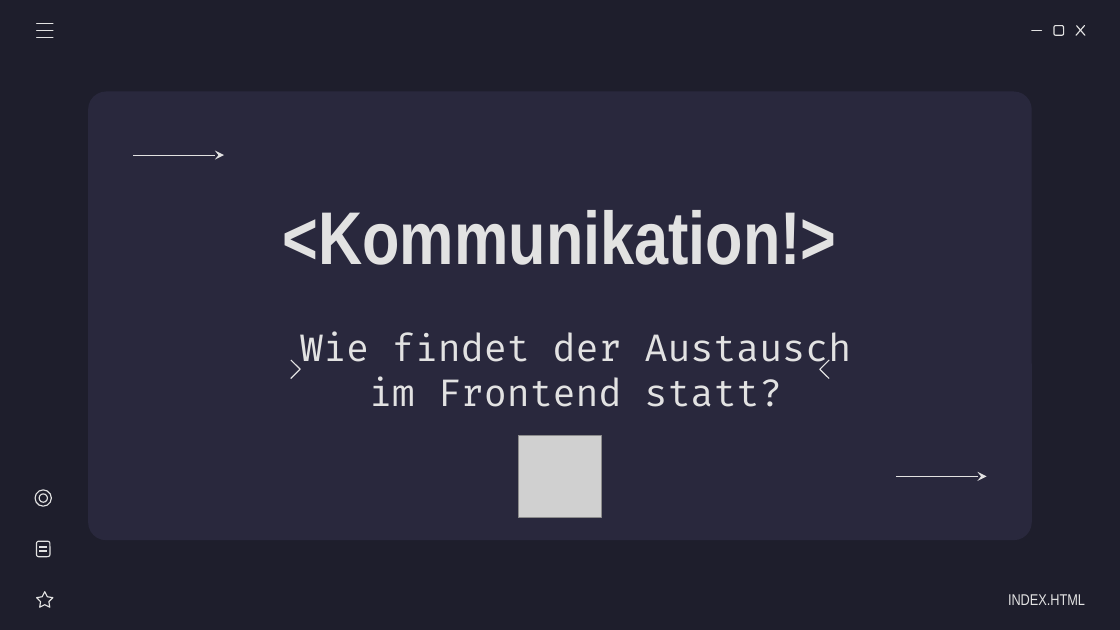
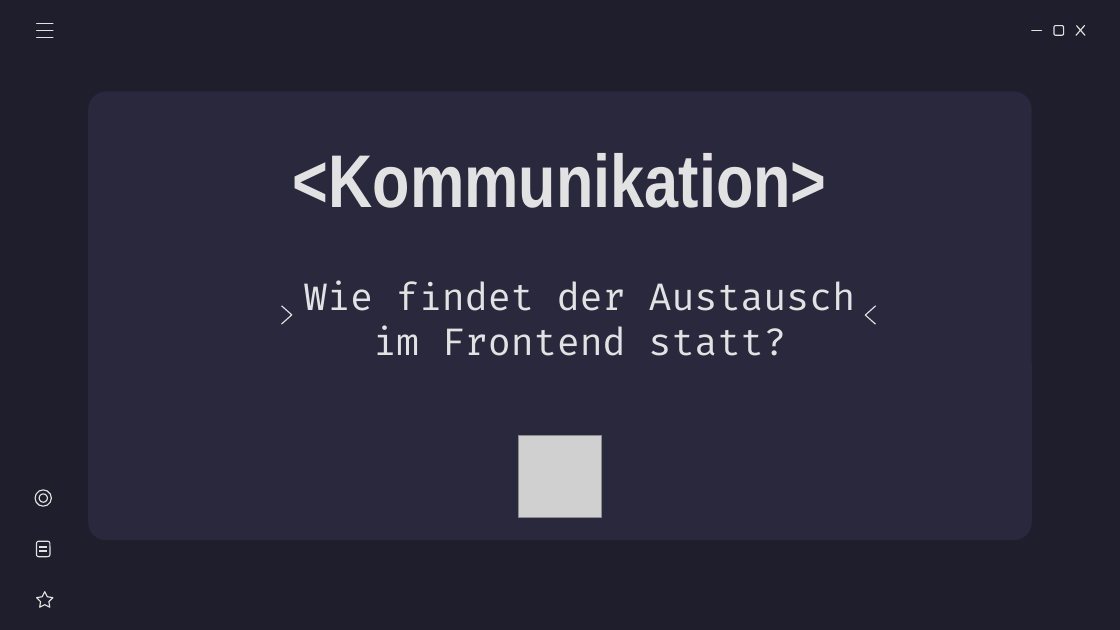
Before and after one commit to miwied/web-based-database-manager, a slide deck: slide 15 of documentation/required documents/Presentation/Webasierter Datenkbankmanager - Präsentation.pptx. Drawn at 1120x630 pixels with LibreOffice and Linux fonts; fonts in the diff are those of the drawing; grey boxes stand for pictures. Boxes give left, top, right and bottom in pixels: in the first picture for what was removed or moved away, otherwise in the second. Text is boxed around its words. In the diff, an @@ line names an element or a change of style, - is before the commit and + after.

```diff
--- a/documentation/required documents/Presentation/Webasierter Datenkbankmanager - Präsentation.pptx
+++ b/documentation/required documents/Presentation/Webasierter Datenkbankmanager - Präsentation.pptx
@@ arrow removed from (133, 156) to (224, 156) @@
@@ title at (293,153,827,208): text changed @@
-<Kommunikation!>
+<Kommunikation>
@@ subtitle "Wie findet der Austausch im ...": place and size @@
-subtitle "Wie findet der Austausch im ..." at (300,331,852,407)
+subtitle "Wie findet der Austausch im ..." at (304,280,856,356)
@@ freeform shape: place and size @@
-freeform shape at (291,360,300,379)
+freeform shape at (281,306,291,324)
@@ freeform shape: place and size @@
-freeform shape at (820,360,829,379)
+freeform shape at (866,306,876,324)
@@ arrow removed from (896, 476) to (987, 476) @@
@@ subtitle removed at (1008,594,1085,605) @@
-INDEX.HTML
```
Also in this commit, not shown: 8 other slides changed.
